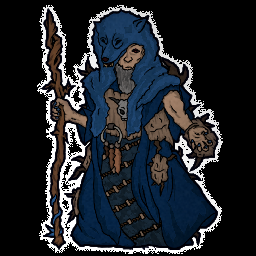
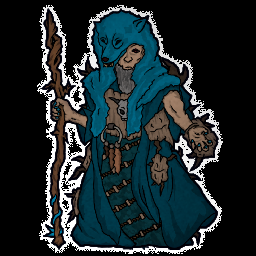
Two versions of the same layered image (256 x 256). Layer-by-layer changes:
hid "clan color copy 2" over [47, 10, 217, 250]
added layer "clan color copy" in group "color" over [47, 10, 217, 250]
